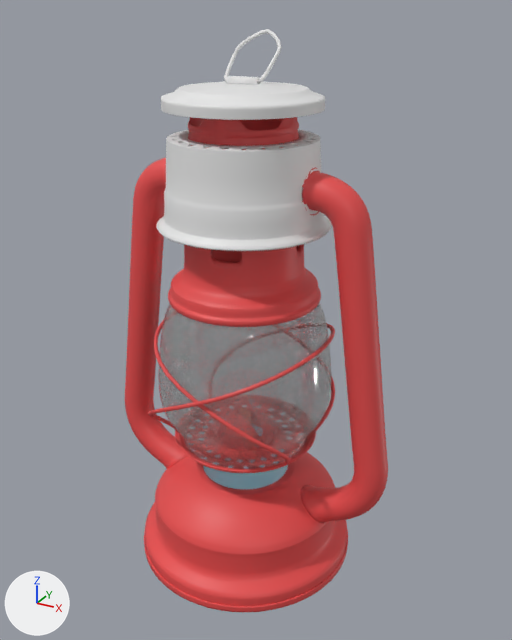
Before and after pictures for a commit that changed the Blender file Semester_3/3d_rendering/Prüfung1_Sturmlampe/Oillamp.blend.
Rendered twice from a 50 mm camera at (0.16, -0.28, 0.275) aimed at (0.005, 0.003, 0.133). The lights are fixed; the arrows at lower left show +X, +Y and +Z.

The first picture shows 'BézierCurve.001', 'BézierCurve.003', 'Deckel', 'Glas', 'Glashalter', 'Ignition', 'Oberer Schornstein', 'Support', 'Verbindungstück', 'Ölbehälter'.
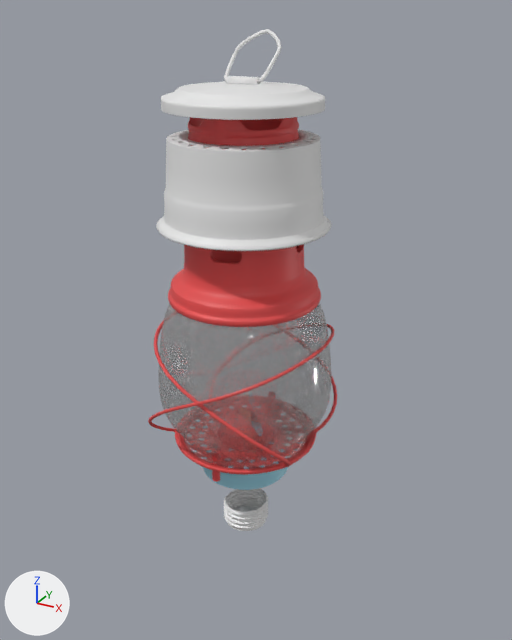
Where the change shows, as pixel boxes (x1, y1, x2, y2) in the pictures (512 x 640 px):
'Support', deleted, hidden (red): before (125, 158, 388, 523)
'Ölbehälter', hidden, added (red): before (144, 452, 348, 612)
'Cylinder', added: after (224, 488, 268, 531)
'Glashalter', reshaped, modifiers changed: before (175, 430, 316, 473); after (175, 428, 316, 482)
part 1 of me_cylinder_003, cut back: before (175, 430, 316, 473); after (175, 428, 316, 475)

Diff of the bpy script that builds the scene:
```diff
--- a/Semester_3/3d_rendering/Prüfung1_Sturmlampe/Oillamp.blend.py
+++ b/Semester_3/3d_rendering/Prüfung1_Sturmlampe/Oillamp.blend.py
@@ me_cylinder_003 @@
 # used by ob_glashalter; parent = ob_move_lantern; location = (0.0, 0.0, 0.0)
-me_cylinder_003.from_pydata(...)  # 320 vertices, 290 faces; spans x -0.0374..0.0374, y -0.0374..0.0374, z 0.0657..0.0702
+me_cylinder_003.from_pydata(...)  # 110 vertices, 88 faces; spans x -0.0374..0.0, y 0.0..0.0374, z 0.0657..0.0699
+# me_cylinder_003 part 1: 39 vertices moved from x -0.0361..-0.0068, y 0.0039..0.0367, z 0.0657..0.0702 to x -0.0361..-0.0068, y 0.0038..0.0367, z 0.0657..0.0699; 247 vertices removed from x -0.0374..0.0374, y -0.0374..0.0374, z 0.0657..0.0702; 37 vertices added at x -0.0374..0.0, y 0.0..0.0374, z 0.0657..0.0699
 me_cylinder_003.materials.append(mat_material_001)
@@ me_cylinder_013 @@
+me_cylinder_013.from_pydata(...)  # 305 vertices, 289 faces; spans x -0.0417..0.0417, y -0.0417..0.0417, z 0.0397..0.0899
+me_cylinder_013.polygons.foreach_set('use_smooth', [True] * 289)
@@ me_cylinder_011 @@
+me_cylinder_011.from_pydata(...)  # 240 vertices, 224 faces; spans x -0.0141..0.0141, y -0.0141..0.0141, z -0.0141..0.0077
+me_cylinder_011.polygons.foreach_set('use_smooth', [True] * 224)
@@ ob_ölbehälter @@
 _m = ob_ölbehälter.modifiers.new('Subdivision', 'SUBSURF')
 _m.levels = 2
+ob_ölbehälter.hide_set(True)
@@ ob_glashalter @@
 _m = ob_glashalter.modifiers.new('Boolean', 'BOOLEAN')
 _m.object = ob_holes_plate
+_m = ob_glashalter.modifiers.new('Mirror', 'MIRROR')
+_m.use_axis = (True, True, False)
@@ ob_support @@
-ob_support = bpy.data.objects.new('Support', me_béziercurve_001)
-ob_support.parent = ob_move_lantern
-ob_support.location = (0.0, 0.0, 0.0)
-_vg = ob_support.vertex_groups.new(name='Stufe1_Verbindung')
-# vertex group weights elided
-_vg = ob_support.vertex_groups.new(name='Sufe2_Ölbehälter')
-_vg.add([1728, 1729, 1730, 1731, 1732, 1733, 1734, 1735, 1736, 1737, 1738, 1739, 1740, 1741, 1742, 1743, 1744, 1745, 1746, 1747, 1748, 1749, 1750, 1751, 1752, 1753, 1754, 1755, 1756, 1757, 1758, 1759, 1760, 1761, 1762, 1763], 1.0, 'REPLACE')
-_m = ob_support.modifiers.new('Shrinkwrap', 'SHRINKWRAP')
-_m.wrap_method = 'PROJECT'
-_m.target = ob_verbindungstück
-_m.vertex_group = 'Stufe1_Verbindung'
-_m.offset = 0.001
-_m.project_limit = 0.03
-_m.use_project_x = True
-_m.use_negative_direction = True
-_m = ob_support.modifiers.new('Shrinkwrap.001', 'SHRINKWRAP')
-_m.wrap_method = 'PROJECT'
-_m.target = ob_ölbehälter
-_m.vertex_group = 'Sufe2_Ölbehälter'
-_m.use_project_x = True
-_m.use_negative_direction = True
-_m = ob_support.modifiers.new('Mirror', 'MIRROR')
-_m.mirror_object = ob_glas
-_m = ob_support.modifiers.new('Solidify', 'SOLIDIFY')
-_m.thickness = 0.0004
@@ ob_cylinder @@
+ob_cylinder = bpy.data.objects.new('Cylinder', me_cylinder_013)
+ob_cylinder.location = (0.0, 0.0, 0.0)
+ob_cylinder.scale = (0.295, 0.295, 0.295)
@@ ob_öffnung_tank @@
+ob_öffnung_tank = bpy.data.objects.new('Öffnung tank', me_cylinder_011)
+ob_öffnung_tank.location = (0.0, 0.0364, 0.0425)
+ob_öffnung_tank.scale = (0.878, 0.878, 0.878)
+_m = ob_öffnung_tank.modifiers.new('Subdivision', 'SUBSURF')
+_m.levels = 2
```
